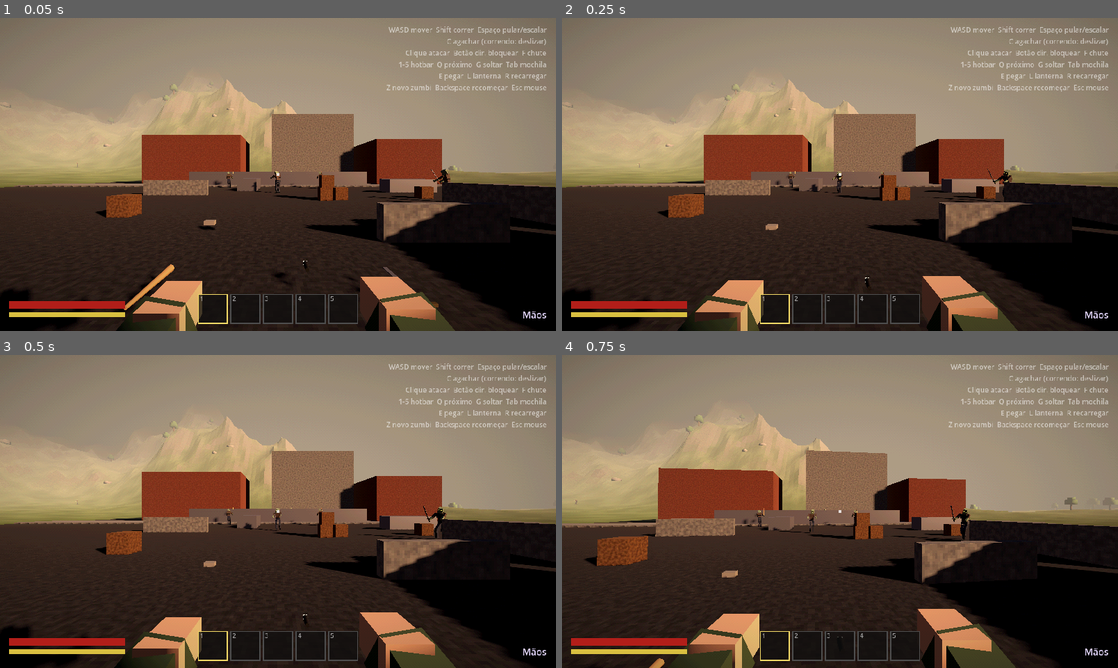
Above: before the commit, frames 1-4 (two rows, left to right).
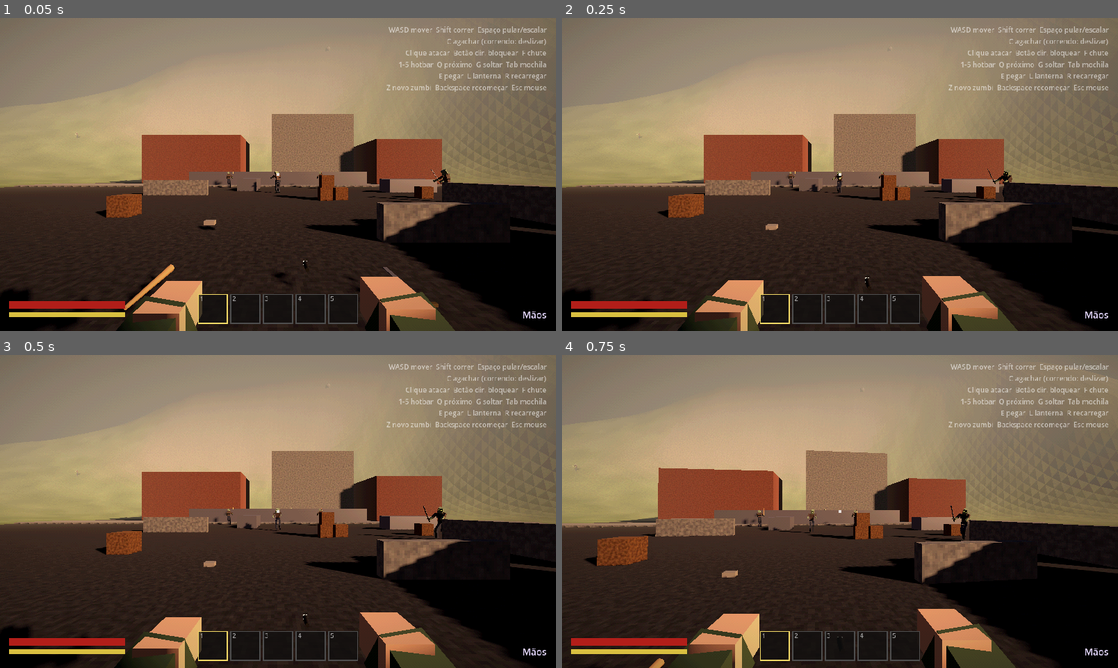
Above: after the commit, the same moments.

Repository: NynaUwU/GamaMake
Game: Godot game, scene res://scenes/main.tscn
The game is run twice, just before and just after one commit, with the same random seed, the same clock (stepped at 60 frames per second) and the same inputs.
Inputs (mouse positions are in pixels of both pictures, inside the frame that each line leads up to):
- Up to frame 1 (0.05 s): no input
- Up to frame 2 (0.25 s): no input
- Up to frame 3 (0.5 s): no input
- Up to frame 4 (0.75 s): move the mouse to (867, 511) at 0.52 s; press the mouse at (867, 511) at 0.53 s; hold W (move_forward) from 0.53 s (still down)

The runs differ from the first frame. In frame 1, 11% of the frame differs, in the area x 0-100%, y 9-54%; in frame 2, 11%; in frame 3, 11%; in frame 4, 12%, in the area x 0-100%, y 6-55%.

Commit message:
Reshape biomes: rolling plains, round mountains, dunes, dense pines, wonky cacti
- Plains get broader hills plus a secondary bump layer.
- Mountains cover ~30% of the map (wider, lower-threshold mask) and use
  smooth noise shaped with smoothstep instead of ridged noise, so slopes
  are round and walkable; lower slopes are grassy, rock above ~30-70 m.
- Desert dunes use a squared smooth noise for crests up to ~16 m.
- Winter pine density ~2.6x; three new big, crooked cactus variants built
  from tilted segments (with a small flower) and matching collisions.
- Fog reduced to ~115-150 m on average (snow stays ~50 m); view distance,
  camera far plane and zombie spawn/despawn ranges trimmed to match.
- Guard against chunks freed outside the streamer.

Co-Authored-By: Claude Opus 5.5 <noreply@anthropic.com>
Claude-Session: https://claude.ai/code/session_013WuJvRnQKE4d3aFe3G7e6h

Diff:
--- a/scenes/player.tscn
+++ b/scenes/player.tscn
@@ -144,7 +144,7 @@
 
 [node name="Camera3D" type="Camera3D" parent="Head"]
 near = 0.03
-far = 320.0
+far = 220.0
 fov = 75.0
 
 [node name="Weapon" type="Node3D" parent="Head/Camera3D"]
--- a/scripts/world/biome_atmosphere.gd
+++ b/scripts/world/biome_atmosphere.gd
@@ -1,7 +1,7 @@
 class_name BiomeAtmosphere
 extends Node
 ## Neblina e clima pelo bioma onde o player está (mistura suave na transição):
-##   planície ~180 m · deserto ~210 m (névoa de calor) · montanha ~160 m
+##   planície ~130 m · deserto ~150 m (névoa de calor) · montanha ~115 m
 ##   inverno ~50 m (nevasca, com neve caindo)
 ## Usa neblina por distância (fog_mode = DEPTH): fog_end = onde não se vê mais nada.
 
@@ -12,9 +12,9 @@
 
 ## distância de visão (fim da neblina), começo da neblina e cor, por bioma.
 const FOG := {
-	"plains": {"end": 180.0, "begin": 25.0, "color": Color(0.55, 0.5, 0.45)},
-	"desert": {"end": 210.0, "begin": 40.0, "color": Color(0.78, 0.66, 0.5)},
-	"mountain": {"end": 160.0, "begin": 20.0, "color": Color(0.52, 0.54, 0.58)},
+	"plains": {"end": 130.0, "begin": 18.0, "color": Color(0.55, 0.5, 0.45)},
+	"desert": {"end": 150.0, "begin": 25.0, "color": Color(0.78, 0.66, 0.5)},
+	"mountain": {"end": 115.0, "begin": 15.0, "color": Color(0.52, 0.54, 0.58)},
 	"winter": {"end": 50.0, "begin": 4.0, "color": Color(0.78, 0.82, 0.88)},
 }
 
@@ -23,7 +23,7 @@
 var _player: Node3D
 var _sun: DirectionalLight3D
 var _snow: CPUParticles3D
-var _target := {"end": 180.0, "begin": 25.0, "color": Color(0.55, 0.5, 0.45), "snow": 0.0}
+var _target := {"end": 130.0, "begin": 18.0, "color": Color(0.55, 0.5, 0.45), "snow": 0.0}
 var _timer := 0.0
 var _snow_amount := 0.0
 
--- a/scripts/world/terrain_props.gd
+++ b/scripts/world/terrain_props.gd
@@ -5,7 +5,8 @@
 ## colisão simples no tronco/rocha. Posições vêm de um RNG com a semente do
 ## mapa + coordenada do chunk, então o mesmo mapa sempre tem as mesmas árvores.
 
-const CANDIDATES := 14 ## pontos testados por chunk
+const CANDIDATES := 24 ## pontos testados por chunk
+const CACTUS_KINDS := ["cactus_a", "cactus_b", "cactus_c"]
 
 static var _meshes := {}
 
@@ -25,6 +26,8 @@
 			continue
 		var y := world.height_at(x, z)
 		var scale := rng.randf_range(0.8, 1.35)
+		if kind.begins_with("cactus"):
+			scale = rng.randf_range(1.15, 1.8) # cactos grandes
 		var basis := Basis(Vector3.UP, rng.randf() * TAU).scaled(Vector3.ONE * scale)
 		if kind == "rock":
 			basis = basis.scaled(Vector3(rng.randf_range(0.8, 1.6), rng.randf_range(0.5, 1.0), rng.randf_range(0.8, 1.6)))
@@ -48,13 +51,16 @@
 
 func _pick_kind(biome: Dictionary, rng: RandomNumberGenerator) -> String:
 	var roll := rng.randf()
+	# Chance por ponto testado (CANDIDATES por chunk). A neve é a mais densa.
 	var weights := [
-		["tree", biome.plains * 0.45], ["bush", biome.plains * 0.15],
-		["cactus", biome.desert * 0.18], ["dead_bush", biome.desert * 0.12],
-		["pine", biome.winter * 0.55], ["rock", biome.mountain * 0.35 + biome.winter * 0.08],
+		["tree", biome.plains * 0.26], ["bush", biome.plains * 0.09],
+		["cactus", biome.desert * 0.11], ["dead_bush", biome.desert * 0.07],
+		["pine", biome.winter * 0.85], ["rock", biome.mountain * 0.22 + biome.winter * 0.03],
 	]
 	for pair in weights:
 		if roll < pair[1]:
+			if pair[0] == "cactus":
+				return CACTUS_KINDS[rng.randi() % CACTUS_KINDS.size()]
 			return pair[0]
 		roll -= pair[1]
 	return ""
@@ -71,10 +77,11 @@
 		shape.position = local + Vector3.UP * 0.4 * scale
 	else:
 		var cylinder := CylinderShape3D.new()
-		cylinder.radius = (0.25 if kind == "cactus" else 0.2) * scale
-		cylinder.height = 2.4 * scale
+		var cactus := kind.begins_with("cactus")
+		cylinder.radius = (0.3 if cactus else 0.2) * scale
+		cylinder.height = (3.2 if cactus else 2.4) * scale
 		shape.shape = cylinder
-		shape.position = local + Vector3.UP * 1.2 * scale
+		shape.position = local + Vector3.UP * cylinder.height * 0.5
 	body.add_child(shape)
 
 
@@ -102,13 +109,25 @@
 				_box(st, Vector3(0, y, 0), Vector3(size, 0.9, size), green)
 				_box(st, Vector3(0, y + 0.48, 0), Vector3(size * 0.9, 0.08, size * 0.9), snow)
 				y += 0.9
-		"cactus":
-			var cactus := Color(0.3, 0.45, 0.22)
-			_box(st, Vector3(0, 1.2, 0), Vector3(0.45, 2.4, 0.45), cactus)
-			_box(st, Vector3(0.45, 1.3, 0), Vector3(0.45, 0.3, 0.3), cactus)
-			_box(st, Vector3(0.6, 1.75, 0), Vector3(0.3, 0.9, 0.3), cactus)
-			_box(st, Vector3(-0.4, 1.0, 0), Vector3(0.4, 0.28, 0.28), cactus)
-			_box(st, Vector3(-0.55, 1.35, 0), Vector3(0.28, 0.7, 0.28), cactus)
+		"cactus_a":
+			# Tronco que entorta para um lado e dois braços tortos.
+			var green := Color(0.3, 0.45, 0.22)
+			var top := _chain(st, Vector3.ZERO, [Vector3(0.05, 1.2, 0), Vector3(0.15, 1.1, 0.05), Vector3(-0.1, 1.0, 0.1)], 0.55, green)
+			_chain(st, Vector3(0.1, 1.3, 0), [Vector3(0.6, 0.15, 0), Vector3(0.1, 0.9, 0.1), Vector3(-0.1, 0.5, 0)], 0.38, green)
+			_chain(st, Vector3(0.05, 1.9, 0), [Vector3(-0.55, 0.2, 0.1), Vector3(-0.15, 0.7, -0.05)], 0.34, green)
+			_box(st, top + Vector3(0, 0.08, 0), Vector3(0.3, 0.16, 0.3), Color(0.75, 0.45, 0.6)) # florzinha
+		"cactus_b":
+			# Alto e inclinado, um braço só que sobe torto.
+			var green := Color(0.28, 0.42, 0.2)
+			_chain(st, Vector3.ZERO, [Vector3(0.1, 1.4, 0.05), Vector3(0.25, 1.3, -0.05), Vector3(0.15, 1.0, 0.1)], 0.5, green)
+			_chain(st, Vector3(0.2, 1.6, 0), [Vector3(0.1, 0.1, 0.55), Vector3(-0.05, 1.0, 0.15), Vector3(0.1, 0.4, -0.05)], 0.36, green)
+		"cactus_c":
+			# Baixo e gordo, com três braços caídos para os lados.
+			var green := Color(0.33, 0.48, 0.24)
+			_chain(st, Vector3.ZERO, [Vector3(0, 1.0, 0), Vector3(-0.1, 0.8, 0.05)], 0.75, green)
+			_chain(st, Vector3(0, 1.1, 0), [Vector3(0.7, 0.3, 0.1), Vector3(0.15, 0.8, 0)], 0.42, green)
+			_chain(st, Vector3(0, 0.9, 0), [Vector3(-0.65, 0.2, 0.2), Vector3(-0.2, 0.6, 0.05), Vector3(0.05, 0.35, 0)], 0.4, green)
+			_chain(st, Vector3(0, 1.4, 0), [Vector3(0.05, 0.25, -0.6), Vector3(0, 0.7, -0.1)], 0.36, green)
 		"dead_bush":
 			var dry := Color(0.45, 0.33, 0.2)
 			_box(st, Vector3(0, 0.25, 0), Vector3(0.7, 0.5, 0.15), dry)
@@ -126,8 +145,30 @@
 	return mesh
 
 
-## Caixa com cor por vértice (6 faces, normais por face).
-static func _box(st: SurfaceTool, center: Vector3, size: Vector3, color: Color) -> void:
+## Sequência de gomos tortos: cada passo é um bloco do ponto atual até +passo.
+## Devolve a ponta final (para pôr enfeite em cima).
+static func _chain(st: SurfaceTool, start: Vector3, steps: Array, thickness: float, color: Color) -> Vector3:
+	var point := start
+	var t := thickness
+	for step in steps:
+		var next: Vector3 = point + step
+		_segment(st, point, next, t, color)
+		point = next
+		t *= 0.88
+	return point
+
+
+## Bloco ligando dois pontos (com sobra nas pontas para os gomos se encaixarem).
+static func _segment(st: SurfaceTool, from: Vector3, to: Vector3, thickness: float, color: Color) -> void:
+	var dir := to - from
+	var up := dir.normalized()
+	var side := up.cross(Vector3.FORWARD if absf(up.z) < 0.9 else Vector3.RIGHT).normalized()
+	var basis := Basis(side, up, side.cross(up))
+	_box(st, (from + to) * 0.5, Vector3(thickness, dir.length() + thickness * 0.5, thickness), color, basis)
+
+
+## Caixa com cor por vértice (6 faces, normais por face), opcionalmente girada.
+static func _box(st: SurfaceTool, center: Vector3, size: Vector3, color: Color, basis := Basis.IDENTITY) -> void:
 	var h := size * 0.5
 	var c := [
 		Vector3(-h.x, -h.y, -h.z), Vector3(h.x, -h.y, -h.z), Vector3(h.x, h.y, -h.z), Vector3(-h.x, h.y, -h.z),
@@ -138,4 +179,4 @@
 		for tri in [[0, 2, 1], [0, 3, 2]]: # sentido horário = face da frente no Godot
 			for k in tri:
 				st.set_color(color)
-				st.add_vertex(center + c[face[k]])
+				st.add_vertex(center + basis * c[face[k]])
--- a/scripts/world/terrain_world.gd
+++ b/scripts/world/terrain_world.gd
@@ -22,7 +22,7 @@
 @export var world_size := 3072.0 ## lado do mapa em metros
 @export var chunk_size := 64.0
 @export var cell := 2.0 ## distância entre vértices (2 m = visual low-poly)
-@export var view_distance := 300.0 ## além da neblina mais longa
+@export var view_distance := 220.0 ## além da neblina mais longa
 @export var chunks_per_frame := 1
 @export var town_radius := 45.0 ## área plana da cidade no centro
 @export var player_path: NodePath
@@ -38,6 +38,7 @@
 var _noise_hills := FastNoiseLite.new()
 var _noise_ridge := FastNoiseLite.new()
 var _noise_dunes := FastNoiseLite.new()
+var _noise_bumps := FastNoiseLite.new()
 var _noise_detail := FastNoiseLite.new()
 var _chunks := {} # Vector2i -> Node3D
 var _tasks := {} # Vector2i -> id da tarefa em andamento
@@ -63,10 +64,11 @@
 func _setup_noise() -> void:
 	var setups := [
 		[_noise_temp, 1.0 / 700.0, FastNoiseLite.TYPE_SIMPLEX_SMOOTH, 2],
-		[_noise_rugged, 1.0 / 520.0, FastNoiseLite.TYPE_SIMPLEX_SMOOTH, 2],
+		[_noise_rugged, 1.0 / 750.0, FastNoiseLite.TYPE_SIMPLEX_SMOOTH, 2],
 		[_noise_hills, 1.0 / 170.0, FastNoiseLite.TYPE_SIMPLEX_SMOOTH, 4],
-		[_noise_ridge, 1.0 / 300.0, FastNoiseLite.TYPE_SIMPLEX, 5],
-		[_noise_dunes, 1.0 / 90.0, FastNoiseLite.TYPE_SIMPLEX_SMOOTH, 2],
+		[_noise_ridge, 1.0 / 420.0, FastNoiseLite.TYPE_SIMPLEX_SMOOTH, 3],
+		[_noise_dunes, 1.0 / 75.0, FastNoiseLite.TYPE_SIMPLEX_SMOOTH, 2],
+		[_noise_bumps, 1.0 / 55.0, FastNoiseLite.TYPE_SIMPLEX_SMOOTH, 2],
 		[_noise_detail, 1.0 / 25.0, FastNoiseLite.TYPE_SIMPLEX, 2],
 	]
 	for i in setups.size():
@@ -75,7 +77,6 @@
 		noise.frequency = setups[i][1]
 		noise.noise_type = setups[i][2]
 		noise.fractal_octaves = setups[i][3]
-	_noise_ridge.fractal_type = FastNoiseLite.FRACTAL_RIDGED
 
 
 # --- Consultas (usadas por spawner, atmosfera, props) --------------------------
@@ -88,7 +89,8 @@
 	var winter := 1.0 - smoothstep(0.28, 0.38, temperature)
 	var temperate := clampf(1.0 - desert - winter, 0.0, 1.0)
 	var rugged := _noise_rugged.get_noise_2d(x, z) * 0.5 + 0.5
-	var mountain := smoothstep(0.58, 0.72, rugged) * (1.0 - desert)
+	# Limiar mais baixo e ruído mais largo = regiões de montanha maiores.
+	var mountain := smoothstep(0.48, 0.64, rugged) * (1.0 - desert)
 	mountain = maxf(mountain, _border(x, z))
 	mountain *= 1.0 - _town_mask(x, z)
 	return {
@@ -112,11 +114,17 @@
 
 func _height_from(x: float, z: float, biome: Dictionary) -> float:
 	var hills := _noise_hills.get_noise_2d(x, z)
-	var plains_h := 2.0 + hills * 6.0
-	var desert_h := 1.0 + _noise_dunes.get_noise_2d(x, z) * 2.0 + hills * 1.5 # quase plano
-	var winter_h := 6.0 + hills * 14.0
-	var ridge := _noise_ridge.get_noise_2d(x, z) * 0.5 + 0.5
-	var mountain_h := 15.0 + pow(ridge, 1.6) * 150.0
+	var bumps := _noise_bumps.get_noise_2d(x, z)
+	# Planície ondulada: morros largos + elevações menores.
+	var plains_h := 3.0 + hills * 11.0 + bumps * 3.0
+	# Dunas: cristas suaves e vales largos (forma "ao quadrado"), até ~16 m.
+	var dune := _noise_dunes.get_noise_2d(x, z) * 0.5 + 0.5
+	var desert_h := 1.0 + dune * dune * 16.0 + hills * 2.0
+	var winter_h := 6.0 + hills * 14.0 + bumps * 2.0
+	# Montanhas arredondadas (ruído suave, sem cristas afiadas): boas para andar e
+	# para estradas no futuro. smoothstep deixa topo e pé das encostas mais macios.
+	var round_peak := smoothstep(0.0, 1.0, _noise_ridge.get_noise_2d(x, z) * 0.5 + 0.5)
+	var mountain_h := 12.0 + round_peak * 115.0 + hills * 8.0
 	var base: float = plains_h * biome.plains + desert_h * biome.desert + winter_h * biome.winter
 	var total_flat: float = biome.plains + biome.desert + biome.winter
 	if total_flat > 0.001:
@@ -151,7 +159,9 @@
 	var wanted := _wanted_chunks(center, view_distance if radius < 0.0 else radius)
 	var keep := wanted if radius < 0.0 else _wanted_chunks(center, view_distance)
 	for coord in _chunks.keys():
-		if not keep.has(coord):
+		if not is_instance_valid(_chunks[coord]):
+			_chunks.erase(coord) # alguém já liberou
+		elif not keep.has(coord):
 			_chunks[coord].queue_free()
 			_chunks.erase(coord)
 	if budget < 0:
@@ -307,7 +317,9 @@
 func _color_for(x: float, z: float, h: float, biome: Dictionary) -> Color:
 	var grass := COLOR_GRASS.lerp(COLOR_DRY_GRASS, clampf(biome.temperature * 1.6 - 0.6, 0.0, 1.0))
 	var color: Color = grass * biome.plains + COLOR_SAND * biome.desert + COLOR_SNOW * biome.winter
-	color += COLOR_ROCK * biome.mountain
+	# Montanha: grama nas partes baixas, rocha subindo (as encostas íngremes viram rocha no mesh).
+	var mountain_color := (grass * 0.85).lerp(COLOR_ROCK, smoothstep(30.0, 70.0, h))
+	color += mountain_color * biome.mountain
 	color = color.lerp(COLOR_SNOW, smoothstep(65.0, 85.0, h)) # topo das montanhas com neve
 	var jitter := _noise_detail.get_noise_2d(x * 3.0, z * 3.0) * 0.06
 	return Color(color.r + jitter, color.g + jitter, color.b + jitter)
--- a/scripts/world/zombie_spawner.gd
+++ b/scripts/world/zombie_spawner.gd
@@ -10,8 +10,8 @@
 @export var player_path: NodePath
 @export var max_zombies := 14
 @export var spawn_min := 45.0
-@export var spawn_max := 140.0
-@export var despawn_distance := 240.0
+@export var spawn_max := 110.0
+@export var despawn_distance := 200.0
 @export var check_interval := 1.0
 
 var _terrain: TerrainWorld
--- a/tests/test_world.gd
+++ b/tests/test_world.gd
@@ -16,7 +16,7 @@
 	var player: Player = main.get_node("Player")
 	if frame == 2:
 		var t0 := Time.get_ticks_usec()
-		terrain._build_chunk(Vector2i(10, 10)).queue_free()
+		terrain._build_chunk(Vector2i(10, 10))
 		print("one chunk: ", (Time.get_ticks_usec() - t0) / 1000.0, " ms")
 		# Distribuição de biomas numa grade do mapa inteiro.
 		var counts := {"desert": 0, "plains": 0, "winter": 0, "mountain": 0}
Binary file added: docs/screenshot_bioma_cacto.png
Binary file changed: docs/screenshot_bioma_deserto.png
Not shown, added: docs/screenshot_bioma_deserto.png.import
Binary file changed: docs/screenshot_bioma_inverno.png
Not shown, added: docs/screenshot_bioma_inverno.png.import
Binary file removed: docs/screenshot_bioma_montanha.png
Not shown, added: docs/screenshot_bioma_montanha.png.import
Binary file added: docs/screenshot_bioma_montanha2.png
Binary file changed: docs/screenshot_bioma_planicie.png
Not shown, added: docs/screenshot_bioma_planicie.png.import
Not shown, changed: README.md
